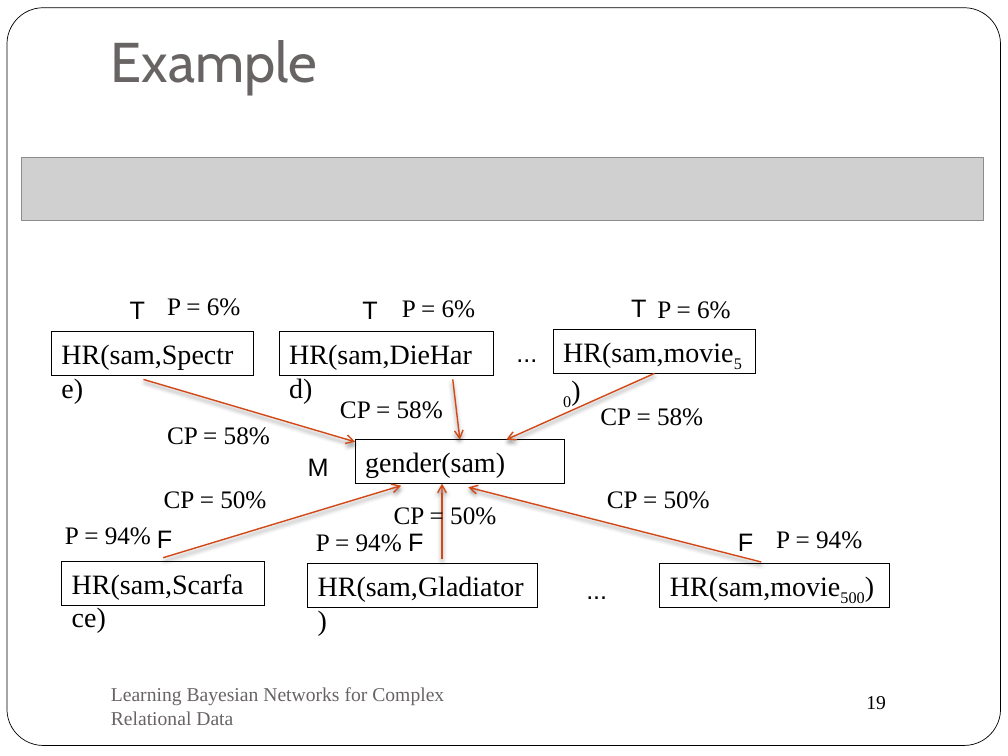
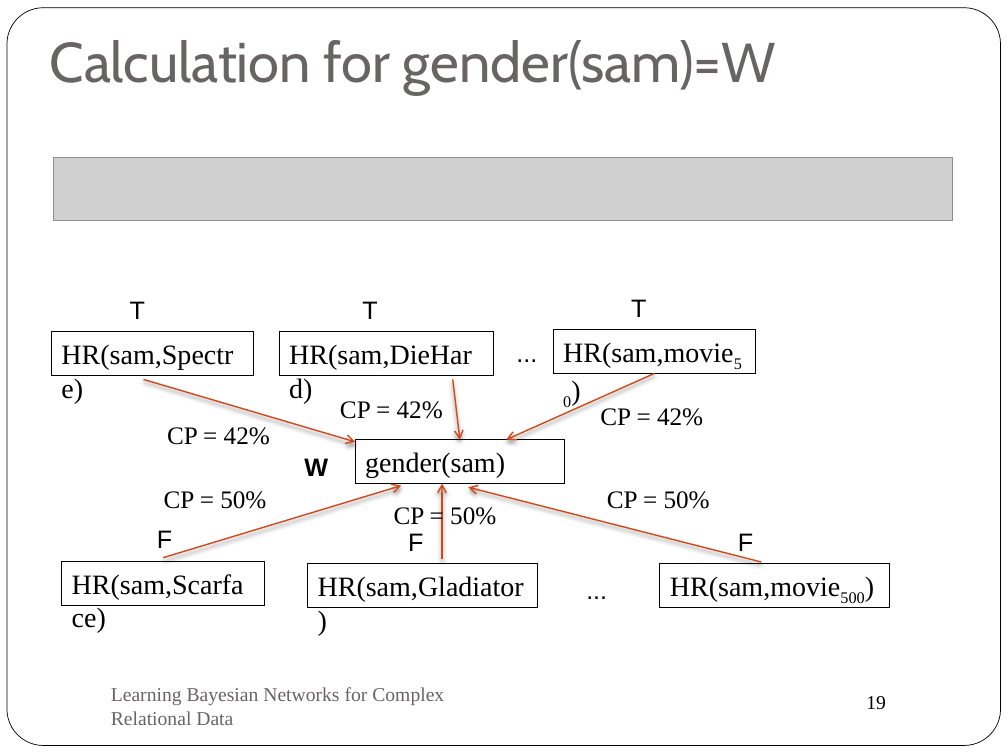
Before and after one commit to oschulte/srl-tutorial-slides, a slide deck: slide 19 of ch5-rel-bayes-net-classifier.pptx. Drawn at 1008x756 pixels with LibreOffice and Linux fonts; fonts in the diff are those of the drawing; grey boxes stand for pictures. Boxes give left, top, right and bottom in pixels: in the first picture for what was removed or moved away, otherwise in the second. Text is boxed around its words. In the diff, an @@ line names an element or a change of style, - is before the commit and + after.

```diff
--- a/ch5-rel-bayes-net-classifier.pptx
+++ b/ch5-rel-bayes-net-classifier.pptx
@@ title at (50, 40, 776, 94): text changed @@
-Example
+Calculation for gender(sam)=W
@@ picture: place and size @@
-picture at (22, 157, 984, 220)
+picture at (53, 157, 953, 220)
@@ text at (340, 401, 443, 419): text changed @@
-CP = 58%
+CP = 42%
@@ text at (600, 408, 703, 426): text changed @@
-CP = 58%
+CP = 42%
@@ text at (167, 427, 270, 445): text changed @@
-CP = 58%
+CP = 42%
@@ text at (304, 458, 328, 476): text changed; bold on @@
-M
+W
@@ group removed at (65, 298, 862, 552): 6 texts @@
-P = 6%
-P = 6%
-P = 6%
-P = 94%
-P = 94%
-P = 94%
```
Also in this commit, not shown: 11 other slides changed, 5 slides added, 9 slides removed.
